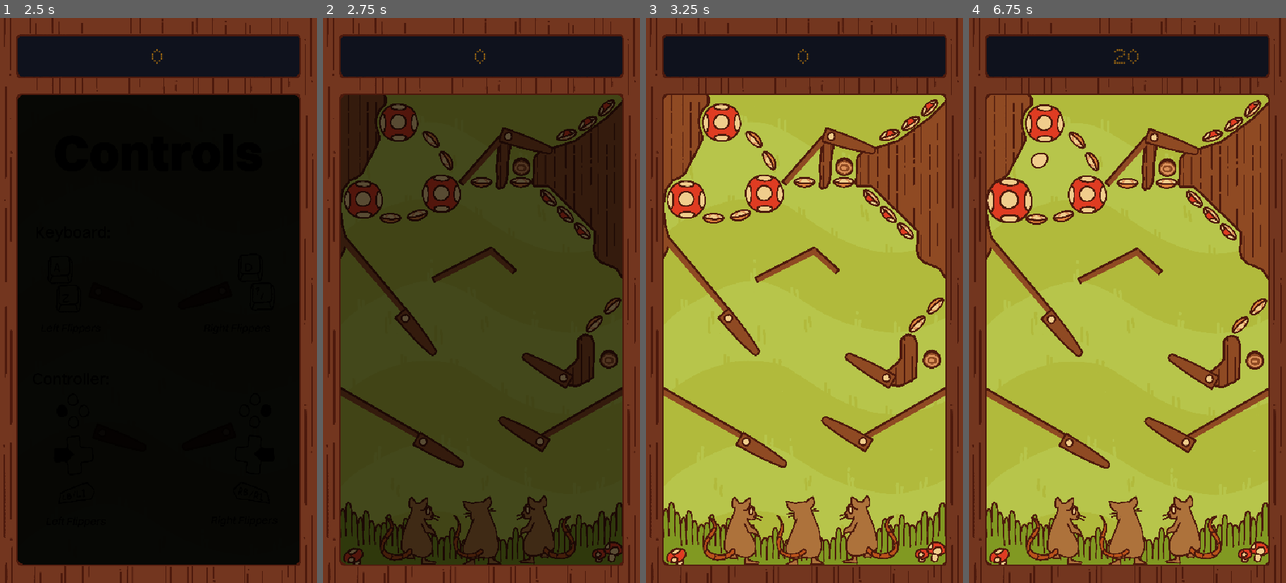
Above: before the commit, frames 1-4 (left to right).
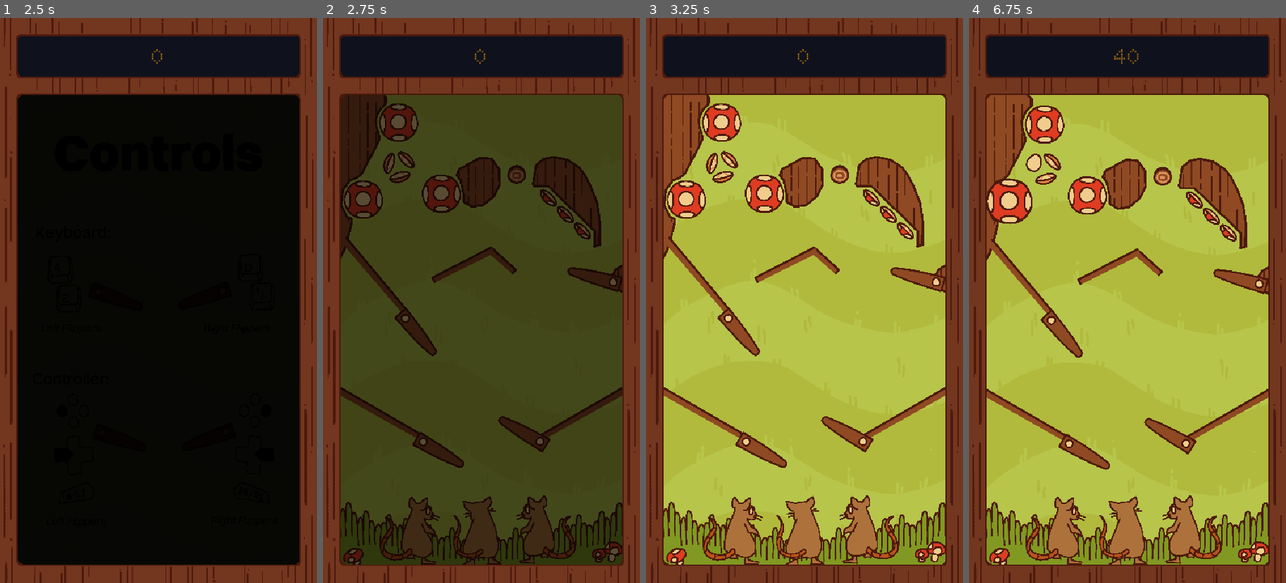
Above: after the commit, the same moments.

Repository: Lilacqualia/gjtnp-gjenp
Game: Godot game, scene res://scenes/conductor.tscn
The game is run twice, just before and just after one commit, with the same random seed, the same clock (stepped at 60 frames per second) and the same inputs.
Inputs:
- Up to frame 1 (2.5 s): tap Enter at 0.5 s; hold D (Right Flipper) 0.53-1.28 s; hold Space (Start Game) 0.53-1.28 s; hold A (Left Flipper) 1.28-2.03 s; tap Space (Start Game) at 1.35 s; hold D (Right Flipper) from 2.03 s (still down); hold Space (Start Game) from 2.03 s (still down)
- Up to frame 2 (2.75 s): keep holding D (Right Flipper); keep holding Space (Start Game)
- Up to frame 3 (3.25 s): keep holding D (Right Flipper); release Space (Start Game) at 2.78 s; tap Space (Start Game) at 2.85 s
- Up to frame 4 (6.75 s): tap Space (Start Game) at 3.5, 4.35, 5, 5.85 s; release D (Right Flipper) at 3.53 s; hold Space (Start Game) 3.53-4.28 s; hold A (Left Flipper) 3.53-5.78 s; hold Space (Start Game) 5.03-5.78 s; hold D (Right Flipper) from 5.78 s (still down); hold Space (Start Game) from 6.53 s (still down)

Frame 1 is identical in both runs. In frame 2, 7.2% of the frame differs, in the area x 5-95%, y 14-66%; in frame 3, 7.9%; in frame 4, 9.8%, in the area x 5-95%, y 5-80%.

Commit message:
WIP reworking first area.

Diff:
--- a/src/scenes/table_forest.tscn
+++ b/src/scenes/table_forest.tscn
@@ -34,6 +34,7 @@
 texture = ExtResource("2_ehd0t")
 expand_mode = 1
 stretch_mode = 1
+metadata/_edit_lock_ = true
 
 [node name="ScrollStop" type="Marker2D" parent="ScrollableElements" unique_id=323768861]
 position = Vector2(389, -2020)
@@ -68,14 +69,6 @@
 [node name="CollisionPolygon2D" parent="ScrollableElements/Stage1/DrainGuard/LeftGuardPlatform" index="1" unique_id=974076052]
 polygon = PackedVector2Array(-108, -66, 55.84163, -66, 49.84163, -56, -97.509674, -56)
 
-[node name="spinner" parent="ScrollableElements/Stage1/DrainGuard" unique_id=1432479668 instance=ExtResource("9_o62vd")]
-position = Vector2(507, -88)
-
-[node name="Wall" parent="ScrollableElements/Stage1/DrainGuard" unique_id=55546858 instance=ExtResource("7_ehd0t")]
-z_as_relative = false
-position = Vector2(381, -184)
-polygon = PackedVector2Array(73, 64, 78, 57, 86, 54, 96, 57, 101, 70, 100, 100, 99, 126, 92, 132, 70, 142, 53, 138, 45, 126, 49, 117, 65, 104, 73, 95)
-
 [node name="left_flipper" parent="ScrollableElements/Stage1/DrainGuard" unique_id=1506876985 instance=ExtResource("2_cwxmj")]
 position = Vector2(190, 52)
 rotation = 0.5235988
@@ -88,17 +81,6 @@
 flipper_direction = 1
 metadata/_edit_lock_ = true
 
-[node name="Flipper" parent="ScrollableElements/Stage1/DrainGuard" unique_id=48363323 instance=ExtResource("2_cwxmj")]
-position = Vector2(430, -56)
-rotation = 2.6179938
-scale = Vector2(1, -1)
-flipper_direction = 1
-
-[node name="DropTarget8" parent="ScrollableElements/Stage1/DrainGuard" unique_id=840696379 instance=ExtResource("5_3pj8s")]
-position = Vector2(482.00003, -147.99997)
-rotation = 2.3561945
-scale = Vector2(0.99999994, 0.99999994)
-
 [node name="SideLog" type="Node2D" parent="ScrollableElements/Stage1" unique_id=469660202]
 position = Vector2(50, -702)
 
@@ -123,84 +105,33 @@
 scale = Vector2(0.99999994, 0.99999994)
 value = 50
 
-[node name="OneWayPlatform5" parent="ScrollableElements/Stage1/SideLog" unique_id=203355209 instance=ExtResource("10_o62vd")]
-position = Vector2(349.165, 199.6)
-rotation = -2.4085543
-scale = Vector2(1, -1)
-
-[node name="Sprite2D" parent="ScrollableElements/Stage1/SideLog/OneWayPlatform5" index="0" unique_id=965759894]
-region_rect = Rect2(2496, 0, 248, 64)
-
-[node name="CollisionPolygon2D" parent="ScrollableElements/Stage1/SideLog/OneWayPlatform5" index="1" unique_id=974076052]
-polygon = PackedVector2Array(-108, -66, -51.600494, -66, -58.518555, -56, -97.39337, -56)
-
-[node name="OneWayPlatform3" parent="ScrollableElements/Stage1/SideLog" unique_id=1823518251 instance=ExtResource("10_o62vd")]
-position = Vector2(205.83502, 212.88)
-rotation = -0.47298422
-scale = Vector2(0.99999994, 0.99999994)
-
-[node name="Sprite2D" parent="ScrollableElements/Stage1/SideLog/OneWayPlatform3" index="0" unique_id=965759894]
-region_rect = Rect2(2271, 0, 473, 67)
-
-[node name="CollisionPolygon2D" parent="ScrollableElements/Stage1/SideLog/OneWayPlatform3" index="1" unique_id=974076052]
-polygon = PackedVector2Array(-108, -66, 5.236496, -66, -1.554924, -56, -98.100494, -56)
-
 [node name="Wall" parent="ScrollableElements/Stage1/SideLog" unique_id=1426760361 instance=ExtResource("7_ehd0t")]
 z_as_relative = false
 position = Vector2(424, 31)
-polygon = PackedVector2Array(-44, -22, -34, -32, -10, -39, 25, -50, 80, -90, 113, -124, 111, 0, 109, 187, 96, 167, 82, 161, 69, 156, 60, 146, 57, 133, 59, 122, 59, 103, -20, 27, -41.367264, 26.999996, -45, 26, -46, 22.18586)
-
-[node name="Wall2" parent="ScrollableElements/Stage1/SideLog" unique_id=357906592 instance=ExtResource("7_ehd0t")]
-z_as_relative = false
-position = Vector2(266, -37)
-texture_offset = Vector2(23.535, 10.71)
-polygon = PackedVector2Array(51, 81, 50, 63, 52, 40, 54, 25, 57, 12, 60, 5, 63, 1, 66, 0, 70, 1, 72, 5, 73, 10, 73, 28, 69, 54, 68, 79, 66, 89, 61, 97, 54, 99, 50, 95)
+polygon = PackedVector2Array(-41, -8, -29, -19, -11, -23, 12, -18, 32, -5, 42, 8, 52, 27, 63, 56, 67, 83, 68, 126, 58, 129, 59, 122, 59, 103, -20, 27, -41.367264, 26.999996, -45, 26, -46, 22.18586)
 
 [node name="spinner" parent="ScrollableElements/Stage1/SideLog" unique_id=1531310458 instance=ExtResource("9_o62vd")]
-position = Vector2(358, 25)
-
-[node name="OneWayPlatform4" parent="ScrollableElements/Stage1/SideLog" unique_id=430941784 instance=ExtResource("10_o62vd")]
-position = Vector2(252, 50)
-rotation = -0.85172075
-scale = Vector2(0.9999999, 0.9999999)
-
-[node name="Sprite2D" parent="ScrollableElements/Stage1/SideLog/OneWayPlatform4" index="0" unique_id=965759894]
-region_rect = Rect2(2271, 0, 473, 67)
-
-[node name="CollisionPolygon2D" parent="ScrollableElements/Stage1/SideLog/OneWayPlatform4" index="1" unique_id=974076052]
-polygon = PackedVector2Array(-108, -66, 5.236496, -66, -1.554924, -56, -98.100494, -56)
-
-[node name="DropTarget6" parent="ScrollableElements/Stage1/SideLog" unique_id=1692251351 instance=ExtResource("5_3pj8s")]
-position = Vector2(357, 51)
-
-[node name="DropTarget7" parent="ScrollableElements/Stage1/SideLog" unique_id=713690145 instance=ExtResource("5_3pj8s")]
-position = Vector2(513, 261.00003)
-rotation = 2.3561945
-scale = Vector2(0.99999994, 0.99999994)
+position = Vector2(350, 38)
 
 [node name="Flipper2" parent="ScrollableElements/Stage1/SideLog" unique_id=792689300 instance=ExtResource("2_cwxmj")]
-position = Vector2(335.00003, -27)
-rotation = 0.31415927
-
-[node name="DropTarget8" parent="ScrollableElements/Stage1/SideLog" unique_id=105419351 instance=ExtResource("5_3pj8s")]
-position = Vector2(290, 51)
-
-[node name="DropTargetGroup3" parent="ScrollableElements/Stage1/SideLog" unique_id=1780319321 instance=ExtResource("5_r5rc4")]
-
-[node name="DropTarget10" parent="ScrollableElements/Stage1/SideLog/DropTargetGroup3" unique_id=910012220 instance=ExtResource("5_3pj8s")]
-position = Vector2(503.00006, -75.00006)
-rotation = 2.3561945
-scale = Vector2(0.9999999, 0.9999999)
-
-[node name="DropTarget11" parent="ScrollableElements/Stage1/SideLog/DropTargetGroup3" unique_id=146894196 instance=ExtResource("5_3pj8s")]
-position = Vector2(435, -29.000061)
-rotation = 2.8064895
-scale = Vector2(0.99999994, 0.99999994)
-
-[node name="DropTarget12" parent="ScrollableElements/Stage1/SideLog/DropTargetGroup3" unique_id=960655139 instance=ExtResource("5_3pj8s")]
-position = Vector2(471, -49)
-rotation = 2.5446901
-scale = Vector2(0.9999999, 0.9999999)
+position = Vector2(529, -140)
+rotation = -0.31415927
+scale = Vector2(-1, 1)
+flipper_direction = 1
+
+[node name="Wall2" parent="ScrollableElements/Stage1/SideLog" unique_id=446215777 instance=ExtResource("7_ehd0t")]
+position = Vector2(513, 181)
+polygon = PackedVector2Array(6, 18, 20, 10, 19, 57, 11, 53, -1, 43, -2, 31)
+
+[node name="Flipper" parent="ScrollableElements/Stage1/SideLog" unique_id=1274179458 instance=ExtResource("2_cwxmj")]
+position = Vector2(515.00006, 221.00003)
+rotation = 2.3561945
+scale = Vector2(1, -1)
+flipper_direction = 1
+
+[node name="Wall3" parent="ScrollableElements/Stage1/SideLog" unique_id=780634998 instance=ExtResource("7_ehd0t")]
+position = Vector2(319, 67)
+polygon = PackedVector2Array(-32, -57, -12, -56, 1, -38, 2, -12, -8, 8, -26, 23, -45, 26, -59, 18, -59, 7, -64, -18, -71, -28, -67, -38)
 
 [node name="BumperCluster" type="Node2D" parent="ScrollableElements/Stage1" unique_id=1672020467]
 position = Vector2(50, -609)
@@ -234,27 +165,44 @@
 z_as_relative = false
 position = Vector2(73, -174)
 texture_offset = Vector2(0, -39.265)
-polygon = PackedVector2Array(-29, 43, -31, -78, 51, -16, 55, -11, 54, -2, 43, 10, 37, 24, 38, 39, 42, 50, 43, 60, 13, 118, 5, 124, -7, 129, -19, 145, -24, 174, -20, 205, -12, 233, -18, 250, -27, 266, -30, 244)
-
-[node name="DropTarget" parent="ScrollableElements/Stage1/BumperCluster" unique_id=513314503 instance=ExtResource("5_3pj8s")]
-position = Vector2(181, 14)
+polygon = PackedVector2Array(-29, 43, -31, -78, 51, -16, 55, -11, 54, -2, 43, 10, 37, 24, 38, 39, 42, 50, 43, 60, 13, 118, 5, 124, -7, 129, -19, 145, -22, 171, -12, 191, -4, 195, -4, 200, -12, 233, -18, 250, -27, 266, -30, 244)
+
+[node name="DropTarget5" parent="ScrollableElements/Stage1/BumperCluster" unique_id=421145021 instance=ExtResource("5_3pj8s")]
+position = Vector2(151, -50.999992)
 rotation = -0.2617994
-scale = Vector2(0.99999994, 0.99999994)
-
-[node name="DropTarget2" parent="ScrollableElements/Stage1/BumperCluster" unique_id=1927431590 instance=ExtResource("5_3pj8s")]
-position = Vector2(135, 19)
-
-[node name="DropTarget3" parent="ScrollableElements/Stage1/BumperCluster" unique_id=173629061 instance=ExtResource("5_3pj8s")]
-position = Vector2(204, -115)
-rotation = -2.3561945
-scale = Vector2(0.99999994, 0.99999994)
-
-[node name="DropTarget4" parent="ScrollableElements/Stage1/BumperCluster" unique_id=1155096017 instance=ExtResource("5_3pj8s")]
-position = Vector2(230, -79)
-rotation = -2.0943952
+
+[node name="DropTarget6" parent="ScrollableElements/Stage1/BumperCluster" unique_id=229423563 instance=ExtResource("5_3pj8s")]
+position = Vector2(133, -74)
+rotation = 1.8325958
+
+[node name="DropTarget7" parent="ScrollableElements/Stage1/BumperCluster" unique_id=2054348741 instance=ExtResource("5_3pj8s")]
+position = Vector2(161.99997, -80)
+rotation = 3.926991
+
+[node name="OneWayPlatform5" parent="ScrollableElements/Stage1/BumperCluster" unique_id=203355209 instance=ExtResource("10_o62vd")]
+position = Vector2(349.165, 106.600006)
+rotation = -2.4085543
+scale = Vector2(1, -1)
+
+[node name="Sprite2D" parent="ScrollableElements/Stage1/BumperCluster/OneWayPlatform5" index="0" unique_id=965759894]
+region_rect = Rect2(2496, 0, 248, 64)
+
+[node name="CollisionPolygon2D" parent="ScrollableElements/Stage1/BumperCluster/OneWayPlatform5" index="1" unique_id=974076052]
+polygon = PackedVector2Array(-108, -66, -51.600494, -66, -58.518555, -56, -97.39337, -56)
+
+[node name="OneWayPlatform3" parent="ScrollableElements/Stage1/BumperCluster" unique_id=1823518251 instance=ExtResource("10_o62vd")]
+position = Vector2(205.83502, 119.880005)
+rotation = -0.47298422
+scale = Vector2(0.99999994, 0.99999994)
+
+[node name="Sprite2D" parent="ScrollableElements/Stage1/BumperCluster/OneWayPlatform3" index="0" unique_id=965759894]
+region_rect = Rect2(2271, 0, 473, 67)
+
+[node name="CollisionPolygon2D" parent="ScrollableElements/Stage1/BumperCluster/OneWayPlatform3" index="1" unique_id=974076052]
+polygon = PackedVector2Array(-108, -66, 5.236496, -66, -1.554924, -56, -98.100494, -56)
 
 [node name="Stage2" type="Node2D" parent="ScrollableElements" unique_id=794293070]
-position = Vector2(50, -800)
+position = Vector2(50, -1186)
 
 [node name="Group1" type="Node2D" parent="ScrollableElements/Stage2" unique_id=1035553819]
 position = Vector2(50, -339)
@@ -361,7 +309,7 @@
 [node name="Wall" parent="ScrollableElements/Stage2/Group2" unique_id=73553972 instance=ExtResource("7_ehd0t")]
 z_as_relative = false
 position = Vector2(-32, -259)
-polygon = PackedVector2Array(60, -53, 102, 40, 99, 117, 83, 195, 85, 229, 100, 252, 136, 270, 136, 317, 154, 346, 137.55597, 375.75095, 163, 384, 173, 391, 186, 412, 182, 419, 63, 361)
+polygon = PackedVector2Array(60, -53, 102, 40, 99, 117, 83, 195, 85, 229, 100, 252, 133, 268, 135, 271, 137, 276, 136, 317, 154, 346, 138, 372, 137.55597, 375.75095, 140, 378, 163, 384, 173, 391, 186, 412, 182, 419, 63, 361)
 
 [node name="spinner" parent="ScrollableElements/Stage2/Group2" unique_id=401330997 instance=ExtResource("9_o62vd")]
 position = Vector2(321, 228)
@@ -375,7 +323,7 @@
 [node name="Wall2" parent="ScrollableElements/Stage2/Group2" unique_id=1597588539 instance=ExtResource("7_ehd0t")]
 z_as_relative = false
 position = Vector2(142, 7)
-polygon = PackedVector2Array(13, -11, 58, 18, 53, 48, 13, 45)
+polygon = PackedVector2Array(18, -6, 23, -4, 58, 18, 54, 46, 51, 49, 47, 51, 17, 52, 13, 48, 10, 43, 13, 1, 15, -4)
 
 [node name="round_bumper" parent="ScrollableElements/Stage2/Group2" unique_id=912063991 instance=ExtResource("9_r5rc4")]
 position = Vector2(132, 86)
@@ -457,10 +405,10 @@
 polygon = PackedVector2Array(-1, 26, 4, 17, 12, 11, 19, 17, 23, 30, 13, 78, 1, 99, -7, 93, -7, 65)
 
 [node name="GoalBox" type="Node2D" parent="ScrollableElements" unique_id=1483445530]
-position = Vector2(329, -1855)
+position = Vector2(50, -2178)
 
 [node name="OneWayPlatform" parent="ScrollableElements/GoalBox" unique_id=1087753829 instance=ExtResource("10_o62vd")]
-position = Vector2(-19, 90)
+position = Vector2(260, 27)
 
 [node name="Sprite2D" parent="ScrollableElements/GoalBox/OneWayPlatform" index="0" unique_id=965759894]
 region_rect = Rect2(2051, 0, 693, 64)
@@ -470,10 +418,11 @@
 
 [node name="Wall" parent="ScrollableElements/GoalBox" unique_id=1535936835 instance=ExtResource("7_ehd0t")]
 z_as_relative = false
+position = Vector2(279, -63)
 polygon = PackedVector2Array(-17, 44, 15, -18, 66, -64, 123, -10, 150, 46, 153, 102, 126, 102, 90, 51, 42, 51, 6, 100, -26, 100)
 
 [node name="Area2D" type="Area2D" parent="ScrollableElements/GoalBox" unique_id=106774589 groups=["goal_zones"]]
-position = Vector2(45, 59)
+position = Vector2(324, -4)
 collision_layer = 128
 script = ExtResource("10_kfj14")
 
@@ -485,31 +434,31 @@
 one_shot = true
 
 [node name="round_bumper" parent="ScrollableElements/GoalBox" unique_id=2144127181 instance=ExtResource("9_r5rc4")]
-position = Vector2(-25, 94)
-
-[node name="round_bumper" parent="ScrollableElements/GoalBox/round_bumper" unique_id=1981516806 instance=ExtResource("9_r5rc4")]
-position = Vector2(91, 110)
+position = Vector2(254, 31)
 
 [node name="round_bumper2" parent="ScrollableElements/GoalBox" unique_id=1674489776 instance=ExtResource("9_r5rc4")]
-position = Vector2(66, -81)
+position = Vector2(345, -144)
 
 [node name="round_bumper3" parent="ScrollableElements/GoalBox" unique_id=1151264725 instance=ExtResource("9_r5rc4")]
-position = Vector2(156, 96)
+position = Vector2(435, 33)
+
+[node name="round_bumper4" parent="ScrollableElements/GoalBox" unique_id=1981516806 instance=ExtResource("9_r5rc4")]
+position = Vector2(345, 141)
 
 [node name="DropTarget8" parent="ScrollableElements/GoalBox" unique_id=331675405 instance=ExtResource("5_3pj8s")]
-position = Vector2(105, 113)
+position = Vector2(384, 50)
 
 [node name="DropTarget9" parent="ScrollableElements/GoalBox" unique_id=1819451075 instance=ExtResource("5_3pj8s")]
-position = Vector2(63, 114)
+position = Vector2(342, 51)
 
 [node name="DropTarget10" parent="ScrollableElements/GoalBox" unique_id=955654395 instance=ExtResource("5_3pj8s")]
-position = Vector2(23, 113)
+position = Vector2(302, 50)
 
 [node name="DropTarget11" parent="ScrollableElements/GoalBox" unique_id=728160849 instance=ExtResource("5_3pj8s")]
-position = Vector2(86, 137)
+position = Vector2(365, 74)
 
 [node name="DropTarget12" parent="ScrollableElements/GoalBox" unique_id=685413459 instance=ExtResource("5_3pj8s")]
-position = Vector2(43, 136)
+position = Vector2(322, 73)
 
 [node name="NonScrollableElements" type="Node2D" parent="." unique_id=878511998]
 metadata/_edit_lock_ = true
@@ -547,10 +496,9 @@
 
 [editable path="ScrollableElements/Stage1/DrainGuard/RightGuardPlatform"]
 [editable path="ScrollableElements/Stage1/DrainGuard/LeftGuardPlatform"]
-[editable path="ScrollableElements/Stage1/SideLog/OneWayPlatform5"]
-[editable path="ScrollableElements/Stage1/SideLog/OneWayPlatform3"]
-[editable path="ScrollableElements/Stage1/SideLog/OneWayPlatform4"]
 [editable path="ScrollableElements/Stage1/BumperCluster/OneWayPlatform4"]
+[editable path="ScrollableElements/Stage1/BumperCluster/OneWayPlatform5"]
+[editable path="ScrollableElements/Stage1/BumperCluster/OneWayPlatform3"]
 [editable path="ScrollableElements/Stage2/Group2/OneWayPlatform"]
 [editable path="ScrollableElements/Stage2/Group3/OneWayPlatform4"]
 [editable path="ScrollableElements/GoalBox/OneWayPlatform"]
